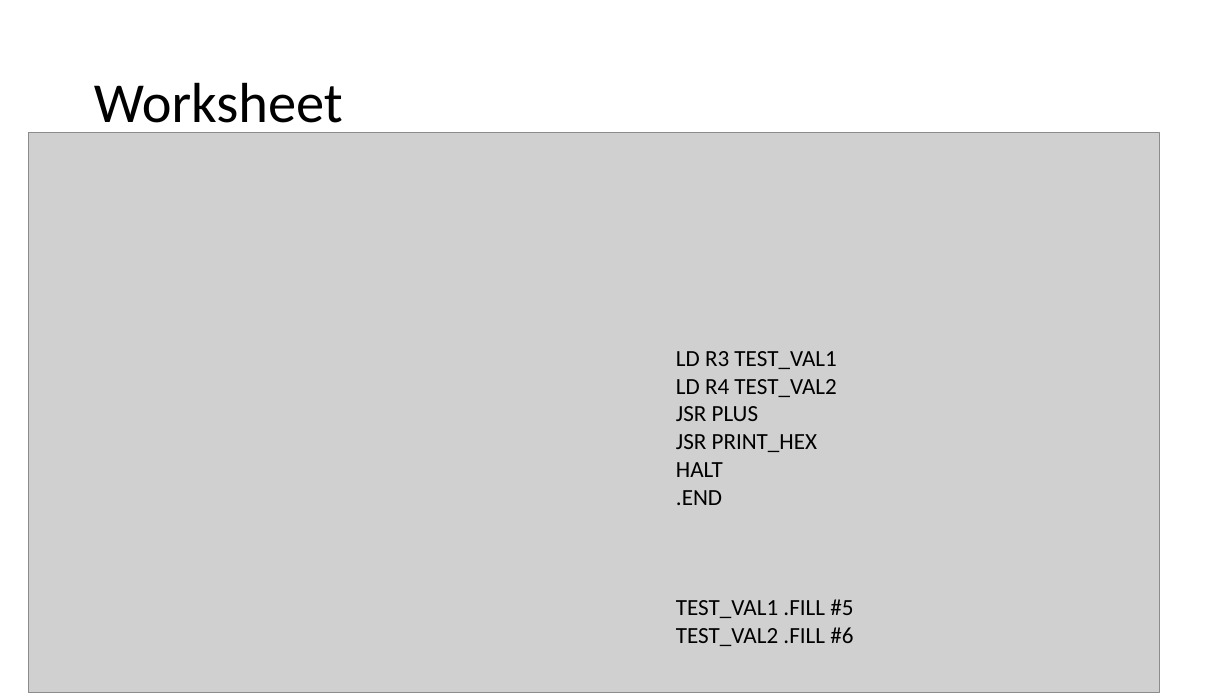
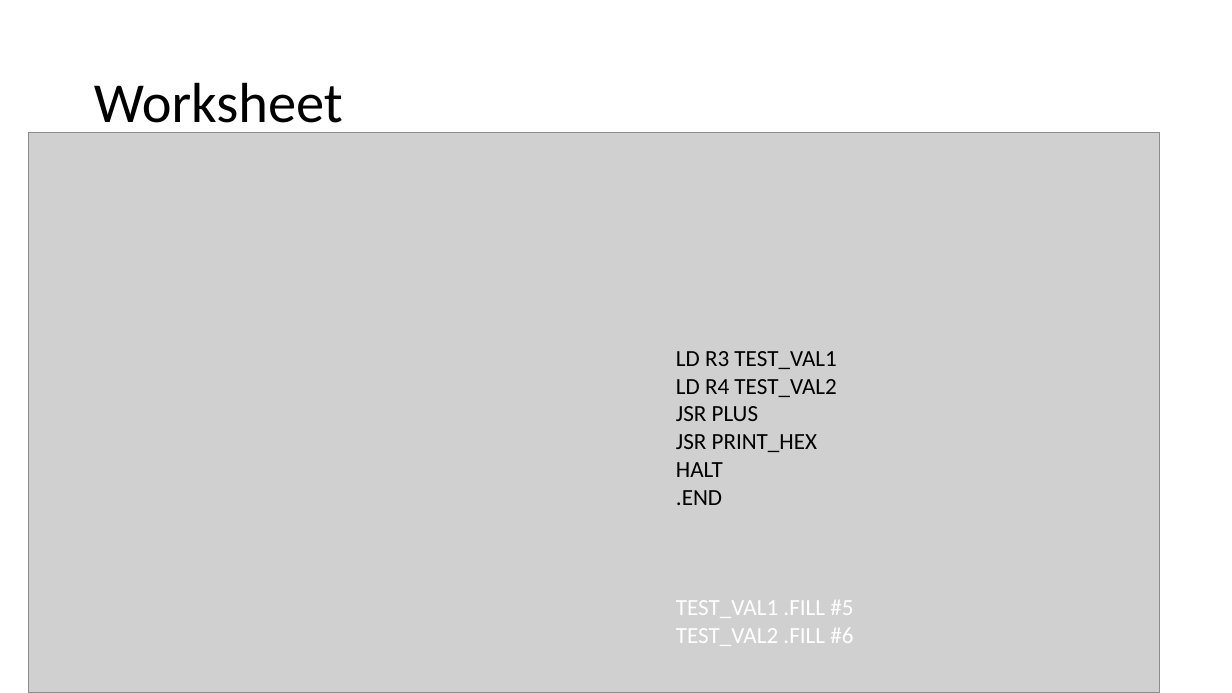
Before and after one commit to IouJenLiu/ece220_lab, a slide deck: slide 14 of lab2a.pptx. Drawn at 1232x693 pixels with LibreOffice and Linux fonts; fonts in the diff are those of the drawing; grey boxes stand for pictures. Boxes give left, top, right and bottom in pixels: in the first picture for what was removed or moved away, otherwise in the second. Text is boxed around its words. In the diff, an @@ line names an element or a change of style, - is before the commit and + after.

```diff
--- a/lab2a.pptx
+++ b/lab2a.pptx
@@ text at (676, 600, 853, 646): text colour #000000 to #FFFFFF in "TEST_VAL1 .FILL #5", "TEST_VAL2 .FILL #6" @@
```
Also in this commit, not shown: 5 other files.
